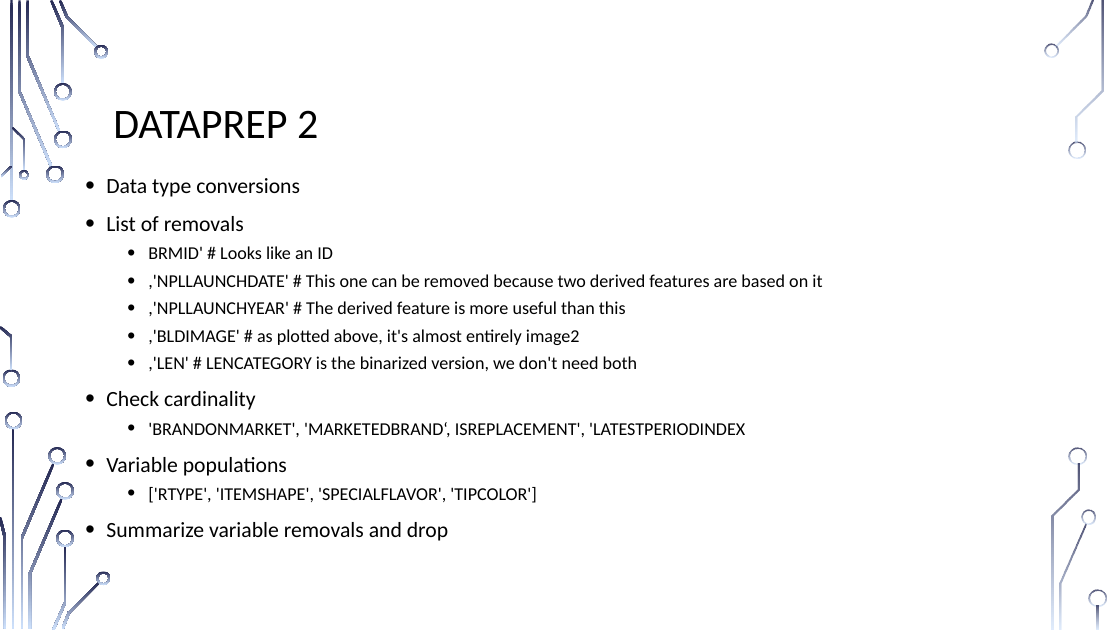
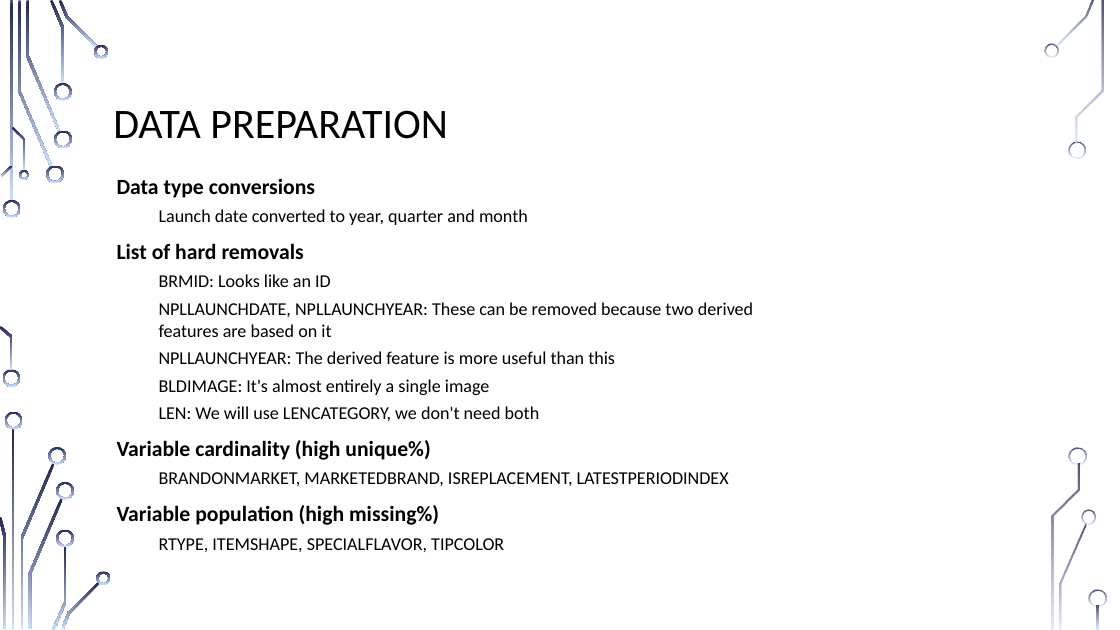
Before and after one commit to bernardoff/ML-Lab, a slide deck: slide 15 of PMI Case Study 2/Bernardo_Fernandes_case_study2.pptx (slide 6 before the commit). Drawn at 1120x630 pixels with LibreOffice and Linux fonts; fonts in the diff are those of the drawing; background and template pictures are left out. Boxes give left, top, right and bottom in pixels: in the first picture for what was removed or moved away, otherwise in the second. Text is boxed around its words. In the diff, an @@ line names an element or a change of style, - is before the commit and + after.

```diff
--- a/PMI Case Study 2/Bernardo_Fernandes_case_study2.pptx
+++ b/PMI Case Study 2/Bernardo_Fernandes_case_study2.pptx
@@ title at (113, 110, 447, 139): text changed @@
-DATAPREP 2
+DATA PREPARATION
@@ text "Data type conversions": place and size @@
-text "Data type conversions" at (106, 178, 822, 541)
+text "Data type conversions" at (117, 178, 753, 552)
@@ text at (117, 178, 315, 198): bold on in "Data type conversions"; bullet • to none @@
@@ text at (117, 209, 753, 552): text changed @@
-• List of removals
-  • BRMID' # Looks like an ID
-  • ,'NPLLAUNCHDATE' # This one can be removed because two derived features are based on it
-  • ,'NPLLAUNCHYEAR' # The derived feature is more useful than this
-  • ,'BLDIMAGE' # as plotted above, it's almost entirely image2
-  • ,'LEN' # LENCATEGORY is the binarized version, we don't need both
-• Check cardinality
-  • 'BRANDONMARKET', 'MARKETEDBRAND‘, ISREPLACEMENT', 'LATESTPERIODINDEX
-• Variable populations
-  • ['RTYPE', 'ITEMSHAPE', 'SPECIALFLAVOR', 'TIPCOLOR']
-• Summarize variable removals and drop
+  Launch date converted to year, quarter and month
+List of hard removals
+  BRMID: Looks like an ID
+  NPLLAUNCHDATE, NPLLAUNCHYEAR: These can be removed because two derived features are based on it
+  NPLLAUNCHYEAR: The derived feature is more useful than this
+  BLDIMAGE: It's almost entirely a single image
+  LEN: We will use LENCATEGORY, we don't need both
+Variable cardinality (high unique%)
+  BRANDONMARKET, MARKETEDBRAND, ISREPLACEMENT, LATESTPERIODINDEX
+Variable population (high missing%)
+  RTYPE, ITEMSHAPE, SPECIALFLAVOR, TIPCOLOR
```
Also in this commit, not shown: 9 other slides changed, 5 slides added, 3 slides removed, 1 other file.
